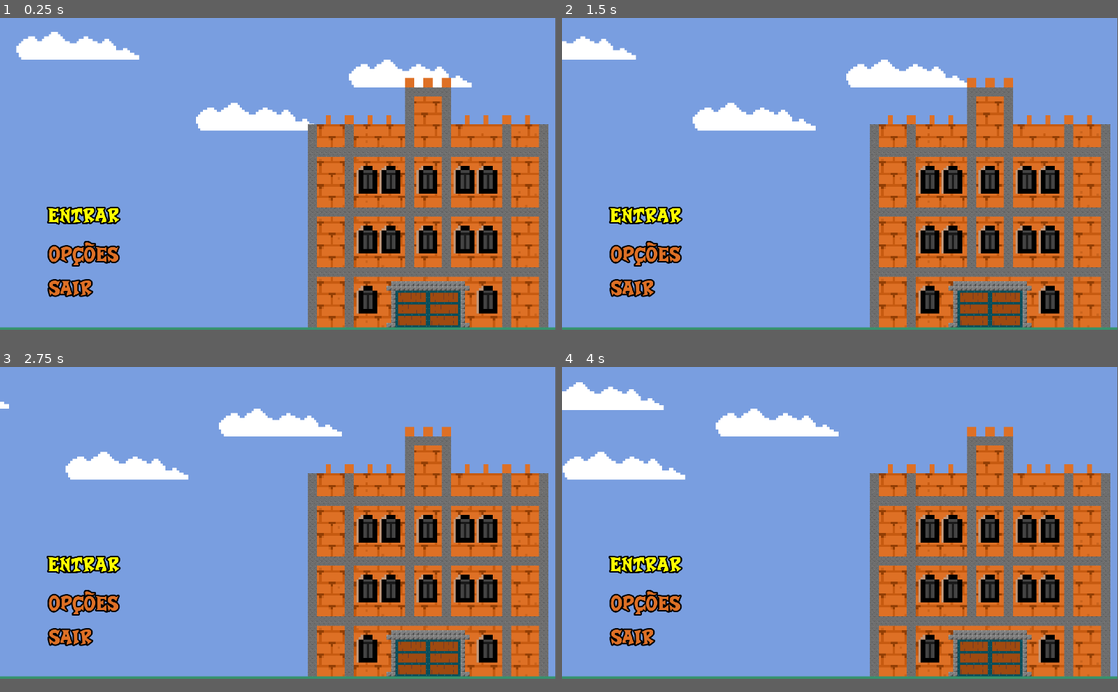
Above: before the commit, frames 1-4 (two rows, left to right).
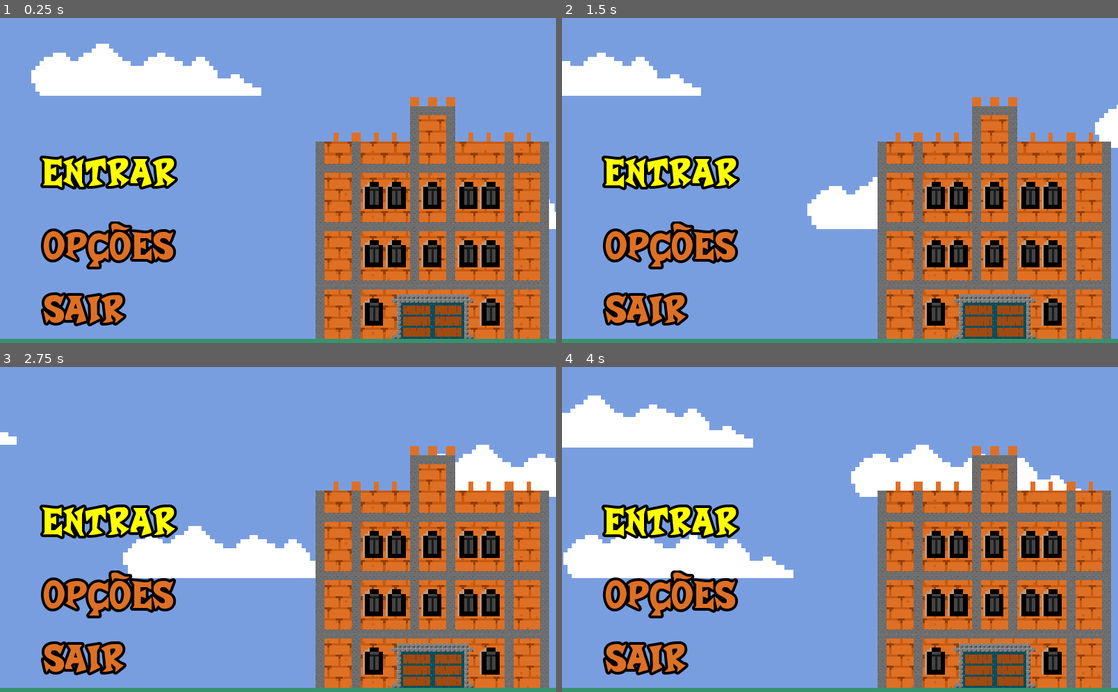
Above: after the commit, the same moments.

Repository: arthur-timoteo/defiant-eyes_game
Game: Godot game, scene res://telas/cena_inicial.tscn
The game is run twice, just before and just after one commit, with the same random seed, the same clock (stepped at 60 frames per second) and the same inputs. Sound files missing from this copy of the repository are replaced by a short silence.
Inputs:
- Up to frame 1 (0.25 s): no input
- Up to frame 2 (1.5 s): hold Right (ui_right) from 0.53 s (still down); tap Up (ui_up) at 0.77 s
- Up to frame 3 (2.75 s): tap Up (ui_up) at 1.52 s; release Right (ui_right) at 2.03 s; hold Left (ui_left) from 2.03 s (still down)
- Up to frame 4 (4 s): release Left (ui_left) at 2.78 s; hold Right (ui_right) from 2.78 s (still down); tap Up (ui_up) at 3.02, 3.77 s
In our replay, the window is 799x449 before the commit and 800x468 after it. These sizes can differ from the game's own. Grey fills any space a smaller window leaves; there, only what the larger window draws over its background counts as a difference.

The runs differ from the first frame. In frame 1, 36% of the frame differs, in the area x 0-100%, y 4-100%; in frame 2, 36%; in frame 3, 36%; in frame 4, 40%.

Commit message:
Test responsive resolutions

Diff:
--- a/componentes/cena_fundo_telas.tscn
+++ b/componentes/cena_fundo_telas.tscn
@@ -9,8 +9,8 @@
 script = ExtResource( 2 )
 
 [node name="Fundo" type="ColorRect" parent="."]
-margin_right = 1920.0
-margin_bottom = 1080.0
+margin_right = 1030.0
+margin_bottom = 602.0
 color = Color( 0.478431, 0.623529, 0.882353, 1 )
 __meta__ = {
 "_edit_use_anchors_": false
@@ -20,14 +20,15 @@
 wait_time = 1.7
 
 [node name="Castelo" type="Sprite" parent="."]
-position = Vector2( 1479.92, 639.951 )
+position = Vector2( 796.623, 369.082 )
+scale = Vector2( 0.516827, 0.516827 )
 z_index = 1
 texture = ExtResource( 1 )
 
 [node name="Grama" type="ColorRect" parent="."]
-margin_top = 1072.0
-margin_right = 1920.0
-margin_bottom = 1080.0
+margin_top = 592.0
+margin_right = 1030.0
+margin_bottom = 600.0
 color = Color( 0.215686, 0.580392, 0.431373, 1 )
 __meta__ = {
 "_edit_use_anchors_": false
--- a/project.godot
+++ b/project.godot
@@ -25,10 +25,8 @@
 
 [display]
 
-window/size/width=1920
-window/size/height=1080
-window/size/resizable=false
-window/size/fullscreen=true
+window/stretch/mode="2d"
+window/stretch/aspect="keep_height"
 
 [input]
 
--- a/telas/cena_autenticado.tscn
+++ b/telas/cena_autenticado.tscn
@@ -28,10 +28,10 @@
 
 [node name="Iniciar" type="RichTextLabel" parent="."]
 modulate = Color( 0.87451, 0.443137, 0.14902, 1 )
-margin_left = 115.205
-margin_top = 637.949
-margin_right = 534.205
-margin_bottom = 733.949
+margin_left = 20.0684
+margin_top = 233.618
+margin_right = 439.068
+margin_bottom = 329.618
 custom_fonts/normal_font = SubResource( 1 )
 text = " INICIAR"
 __meta__ = {
@@ -41,10 +41,10 @@
 
 [node name="Opcoes" type="RichTextLabel" parent="."]
 modulate = Color( 0.87451, 0.443137, 0.14902, 1 )
-margin_left = 111.43
-margin_top = 754.989
-margin_right = 530.43
-margin_bottom = 850.989
+margin_left = 16.2934
+margin_top = 350.658
+margin_right = 435.293
+margin_bottom = 446.658
 custom_fonts/normal_font = SubResource( 2 )
 text = " OPÇÕES"
 __meta__ = {
@@ -54,10 +54,10 @@
 
 [node name="Controles" type="RichTextLabel" parent="."]
 modulate = Color( 0.87451, 0.443137, 0.14902, 1 )
-margin_left = 117.093
-margin_top = 887.131
-margin_right = 536.093
-margin_bottom = 983.131
+margin_left = 21.9564
+margin_top = 482.8
+margin_right = 440.956
+margin_bottom = 578.8
 custom_fonts/normal_font = SubResource( 2 )
 text = " CONTROLES"
 __meta__ = {
@@ -66,10 +66,10 @@
 }
 
 [node name="Sair" type="Button" parent="."]
-margin_left = 1646.0
-margin_top = 967.0
-margin_right = 1892.0
-margin_bottom = 1050.0
+margin_left = 749.337
+margin_top = 22.7692
+margin_right = 995.337
+margin_bottom = 105.769
 custom_fonts/font = SubResource( 3 )
 text = "SAIR"
 __meta__ = {
--- a/telas/cena_controles.tscn
+++ b/telas/cena_controles.tscn
@@ -30,8 +30,8 @@
 z_index = 2
 
 [node name="ColorRect" type="ColorRect" parent="Node2D"]
-margin_right = 1920.0
-margin_bottom = 1080.0
+margin_right = 1034.0
+margin_bottom = 608.0
 color = Color( 0, 0, 0, 0.72549 )
 __meta__ = {
 "_edit_use_anchors_": false
@@ -39,10 +39,10 @@
 
 [node name="RichTextLabel5" type="RichTextLabel" parent="Node2D"]
 modulate = Color( 0.992157, 1, 0, 1 )
-margin_left = 574.0
-margin_top = 35.0
-margin_right = 1387.0
-margin_bottom = 142.0
+margin_left = 145.885
+margin_top = 18.3511
+margin_right = 958.885
+margin_bottom = 125.351
 custom_fonts/normal_font = SubResource( 1 )
 text = "CONSTROLES"
 __meta__ = {
@@ -51,10 +51,10 @@
 }
 
 [node name="RichTextLabel" type="RichTextLabel" parent="Node2D"]
-margin_left = 88.0
-margin_top = 393.0
-margin_right = 797.0
-margin_bottom = 464.0
+margin_left = 21.4044
+margin_top = 117.104
+margin_right = 730.404
+margin_bottom = 188.104
 custom_fonts/normal_font = SubResource( 2 )
 text = "ANDAR:        > e <"
 __meta__ = {
@@ -63,10 +63,10 @@
 }
 
 [node name="RichTextLabel2" type="RichTextLabel" parent="Node2D"]
-margin_left = 90.6697
-margin_top = 487.774
-margin_right = 746.67
-margin_bottom = 558.774
+margin_left = 24.0741
+margin_top = 211.878
+margin_right = 680.074
+margin_bottom = 282.878
 custom_fonts/normal_font = SubResource( 3 )
 text = "ATACAR:        A"
 __meta__ = {
@@ -75,10 +75,10 @@
 }
 
 [node name="RichTextLabel3" type="RichTextLabel" parent="Node2D"]
-margin_left = 90.6697
-margin_top = 598.565
-margin_right = 746.67
-margin_bottom = 669.565
+margin_left = 24.0741
+margin_top = 322.669
+margin_right = 680.074
+margin_bottom = 393.669
 custom_fonts/normal_font = SubResource( 3 )
 text = "PULAR:         ^ "
 __meta__ = {
@@ -87,10 +87,10 @@
 }
 
 [node name="RichTextLabel4" type="RichTextLabel" parent="Node2D"]
-margin_left = 89.3348
-margin_top = 692.004
-margin_right = 745.335
-margin_bottom = 763.004
+margin_left = 22.7392
+margin_top = 416.108
+margin_right = 678.739
+margin_bottom = 487.108
 custom_fonts/normal_font = SubResource( 3 )
 text = "TELA DE OPÇÕES: ESC"
 __meta__ = {
@@ -99,10 +99,10 @@
 }
 
 [node name="Voltar" type="Button" parent="Node2D"]
-margin_left = 69.0
-margin_top = 937.0
-margin_right = 697.0
-margin_bottom = 1031.0
+margin_left = 28.567
+margin_top = 494.615
+margin_right = 656.567
+margin_bottom = 588.615
 custom_fonts/font = SubResource( 4 )
 text = "VOLTAR AO MENU PRINCIPAL"
 __meta__ = {
--- a/telas/cena_entrar.tscn
+++ b/telas/cena_entrar.tscn
@@ -31,10 +31,11 @@
 
 [node name="Usuario" type="RichTextLabel" parent="."]
 modulate = Color( 0.87451, 0.443137, 0.14902, 1 )
-margin_left = 115.205
-margin_top = 637.949
-margin_right = 534.205
-margin_bottom = 733.949
+margin_left = 53.5032
+margin_top = 322.764
+margin_right = 472.503
+margin_bottom = 418.764
+rect_scale = Vector2( 0.68, 0.599999 )
 custom_fonts/normal_font = SubResource( 1 )
 text = " USUÁRIO:"
 __meta__ = {
@@ -44,10 +45,11 @@
 
 [node name="Senha" type="RichTextLabel" parent="."]
 modulate = Color( 0.87451, 0.443137, 0.14902, 1 )
-margin_left = 115.205
-margin_top = 761.42
-margin_right = 534.205
-margin_bottom = 857.42
+margin_left = 50.5066
+margin_top = 393.794
+margin_right = 469.507
+margin_bottom = 489.794
+rect_scale = Vector2( 0.720001, 0.6 )
 custom_fonts/normal_font = SubResource( 2 )
 text = " SENHA:"
 __meta__ = {
@@ -56,6 +58,7 @@
 }
 
 [node name="Node2D" type="Node2D" parent="."]
+scale = Vector2( 0.6, 0.52 )
 z_index = 1
 
 [node name="ColorRect" type="ColorRect" parent="Node2D"]
--- a/telas/cena_inicial.tscn
+++ b/telas/cena_inicial.tscn
@@ -24,10 +24,10 @@
 
 [node name="Entrar" type="RichTextLabel" parent="."]
 modulate = Color( 0.87451, 0.443137, 0.14902, 1 )
-margin_left = 115.205
-margin_top = 637.949
-margin_right = 534.205
-margin_bottom = 733.949
+margin_left = 27.205
+margin_top = 240.0
+margin_right = 446.205
+margin_bottom = 336.0
 custom_fonts/normal_font = SubResource( 1 )
 text = " ENTRAR"
 __meta__ = {
@@ -37,10 +37,10 @@
 
 [node name="Opcoes" type="RichTextLabel" parent="."]
 modulate = Color( 0.87451, 0.443137, 0.14902, 1 )
-margin_left = 117.878
-margin_top = 773.366
-margin_right = 536.878
-margin_bottom = 869.366
+margin_left = 29.878
+margin_top = 375.417
+margin_right = 448.878
+margin_bottom = 471.417
 custom_fonts/normal_font = SubResource( 2 )
 text = " OPÇÕES"
 __meta__ = {
@@ -50,10 +50,10 @@
 
 [node name="Sair" type="RichTextLabel" parent="."]
 modulate = Color( 0.87451, 0.443137, 0.14902, 1 )
-margin_left = 117.878
-margin_top = 890.102
-margin_right = 536.878
-margin_bottom = 986.102
+margin_left = 29.878
+margin_top = 492.153
+margin_right = 448.878
+margin_bottom = 588.153
 custom_fonts/normal_font = SubResource( 1 )
 text = " SAIR"
 __meta__ = {
